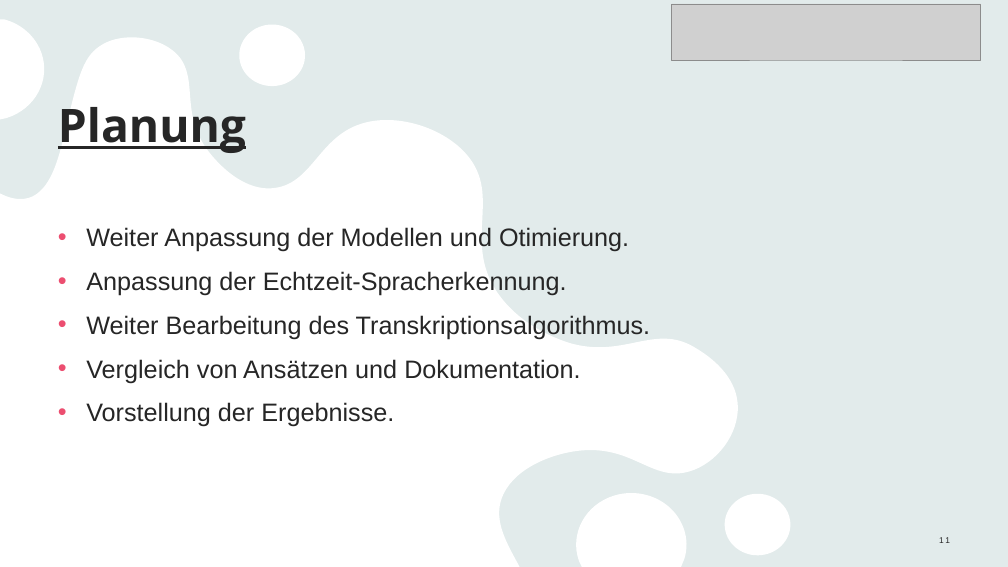
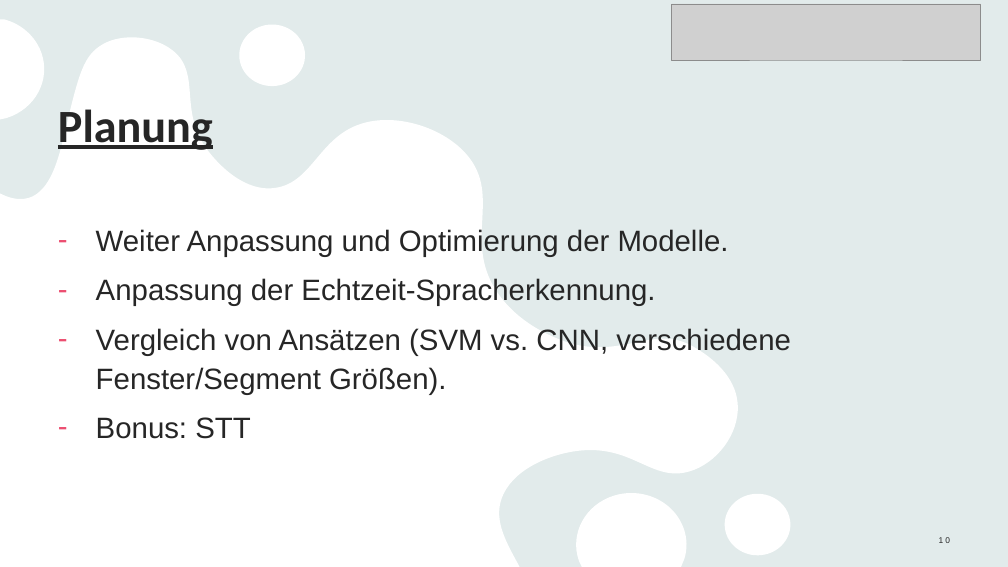
Before and after one commit to Linelle-7/Sprecherkennung-Deep-Learning-, a slide deck: slide 10 of VoiceRecognition_Zwischenstand .pptx (slide 11 before the commit). Drawn at 1008x567 pixels with LibreOffice and Linux fonts; fonts in the diff are those of the drawing; grey boxes stand for pictures. Boxes give left, top, right and bottom in pixels: in the first picture for what was removed or moved away, otherwise in the second. Text is boxed around its words. In the diff, an @@ line names an element or a change of style, - is before the commit and + after.

```diff
--- a/VoiceRecognition_Zwischenstand .pptx
+++ b/VoiceRecognition_Zwischenstand .pptx
@@ title "Planung" at box(58, 109, 213, 150): font Open Sans to Calibri @@
@@ text at box(96, 229, 729, 257): text changed; size 24 to 28 pt @@
-• Weiter Anpassung der Modellen und Otimierung.
+– Weiter Anpassung und Optimierung der Modelle.
@@ text at box(96, 278, 655, 306): size 24 to 28 pt in "Anpassung der Echtzeit-Spracherkennung."; bullet • to - @@
@@ text at box(96, 328, 791, 439): text changed; size 24 to 28 pt @@
-• Weiter Bearbeitung des Transkriptionsalgorithmus.
-• Vergleich von Ansätzen und Dokumentation.
-• Vorstellung der Ergebnisse.
+– Vergleich von Ansätzen (SVM vs. CNN, verschiedene Fenster/Segment Größen).
+– Bonus: STT
@@ page number at box(939, 537, 950, 543): text changed @@
-11
+10
```
Also in this commit, not shown: 5 other slides changed, 3 slides added, 4 slides removed.
